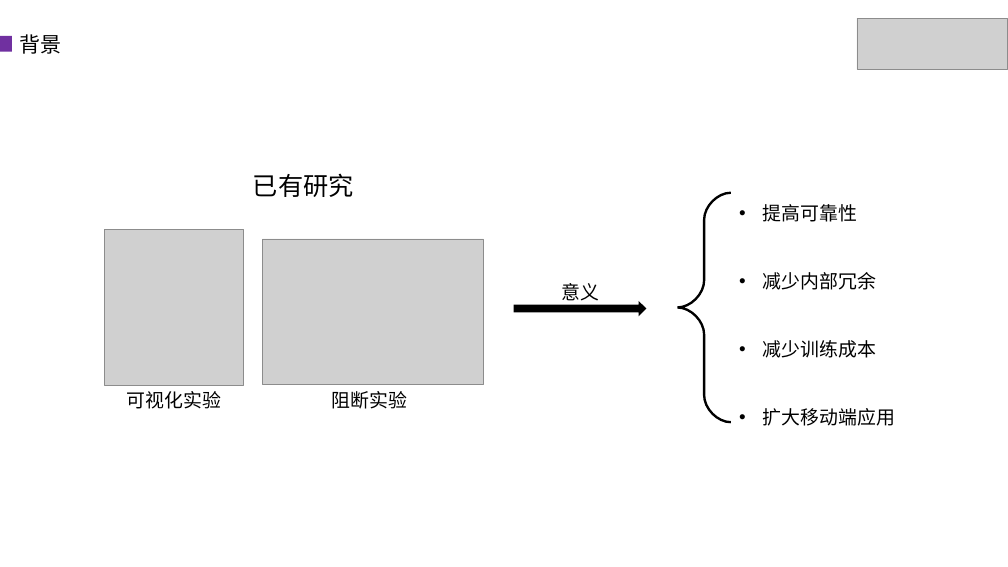
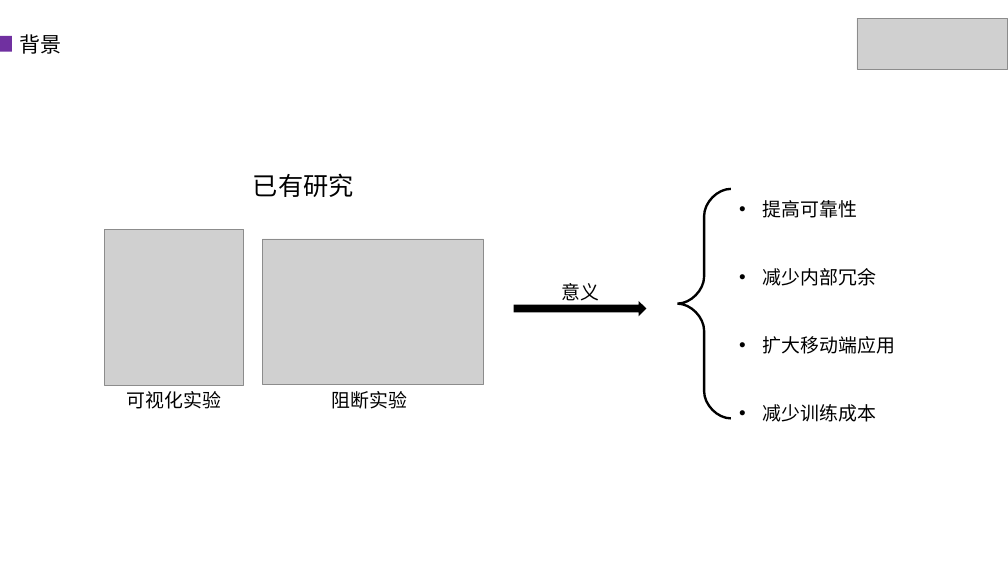
Before and after one commit to ChenErTong/NeuralNetworkSolver, a slide deck: slide 4 of paper/神经网络的自动化数值解析技术.ppt. Drawn at 1008x567 pixels with LibreOffice and Linux fonts; fonts in the diff are those of the drawing; grey boxes stand for pictures. Boxes give left, top, right and bottom in pixels: in the first picture for what was removed or moved away, otherwise in the second. Text is boxed around its words. In the diff, an @@ line names an element or a change of style, - is before the commit and + after.

```diff
--- a/paper/神经网络的自动化数值解析技术.ppt
+++ b/paper/神经网络的自动化数值解析技术.ppt
@@ freeform shape: place and size @@
-freeform shape at [677, 193, 731, 422]
+freeform shape at [677, 189, 731, 419]
@@ text at [763, 336, 895, 354]: paragraph added @@
+• 扩大移动端应用
@@ text at [763, 408, 895, 426]: paragraph removed @@
-• 扩大移动端应用
```
Also in this commit, not shown: 2 other slides changed, 1 slide added, 2 other files.
